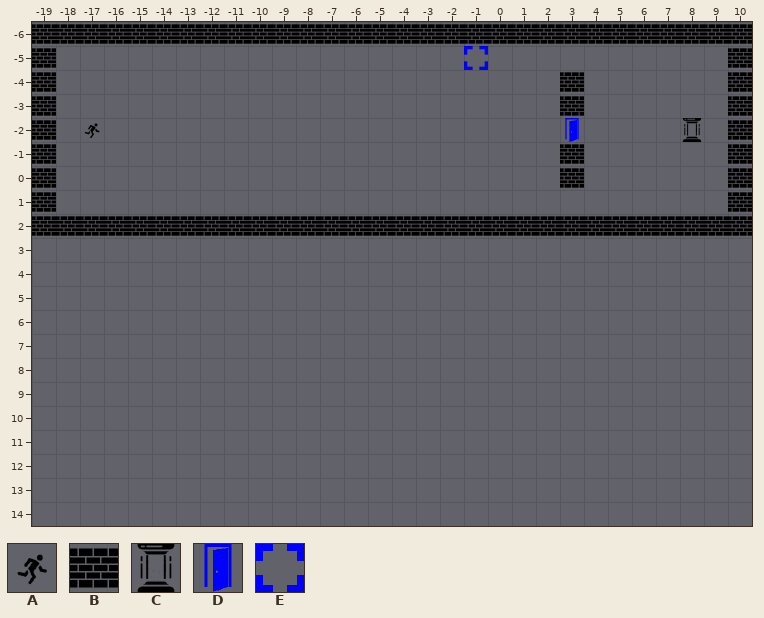
Level history. Tiled map: LevelDesign/level4.tmx. Above: the version before the commit.
Cells are 64x64 px. Shown: x -19..10, y -6..14.
Key: from "sprites": A 5 "player", B 7 "wall_horizontal", C 9 "teleporter", D 16 "door_open_blue", E 22 "pressure_plate_blue".
_ is an empty cell.
Layer "Tile Layer 1" before, first column x -19:
-6 BBBBBBBBBBBBBBBBBBBBBBBBBBBBBB
-5 B_________________E__________B
-4 B_____________________B______B
-3 B_____________________B______B
-2 B_A___________________D____C_B
-1 B_____________________B______B
 0 B_____________________B______B
 1 B____________________________B
 2 BBBBBBBBBBBBBBBBBBBBBBBBBBBBBB
 3 ______________________________
 4 ______________________________
 5 ______________________________
 6 ______________________________
 7 ______________________________
 8 ______________________________
 9 ______________________________
10 ______________________________
11 ______________________________
12 ______________________________
13 ______________________________
14 ______________________________
And afterwards:
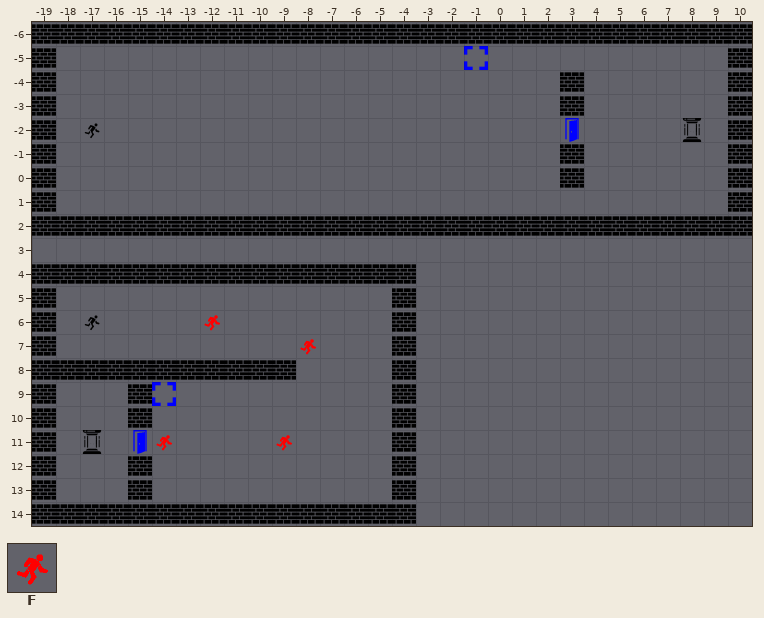
Further tiles: from "sprites": F 34 "player1".
The edit:
Changed rows in their new state; . is an unchanged cell.
Layer "Tile Layer 1":
first column x -19:
 4 BBBBBBBBBBBBBBBB
 5 B..............B
 6 B.A....F.......B
 7 B..........F...B
 8 BBBBBBBBBBB....B
 9 B...BE.........B
10 B...B..........B
11 B.C.DF....F....B
12 B...B..........B
13 B...B..........B
14 BBBBBBBBBBBBBBBB
Pixel boxes of the changes (left, top, right, bottom) in both pictures:
added: (32, 264, 416, 524)
